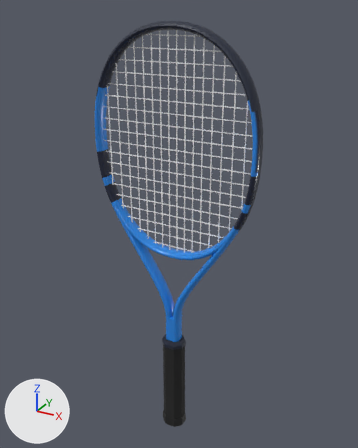
An edit to the glTF model assets/realistic/babolat-pure-drive-tour-2021.glb, drawn before and after from the same camera.
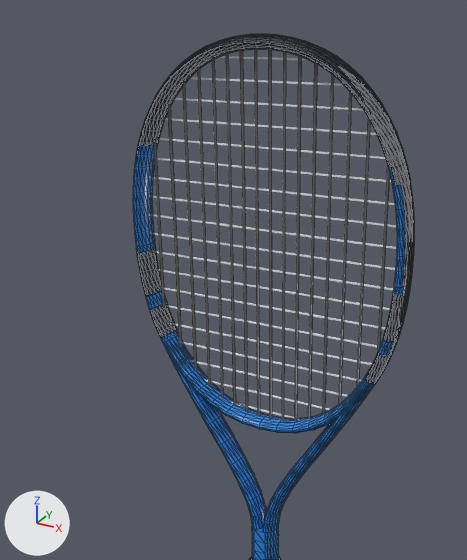
Each version appears first whole from a 50 mm lens placed at (0.345, -0.609, 0.703), pointed at (-0.002, 0.021, 0.388), and next in a close-up on the part from 4% to 82% of the width and 0% to 75% of the height. Lighting does not change. The marker at lower left points along +X, +Y and +Z. The first two pictures are the older version. The close-ups show mesh edges as thin lines. Where no turn or scale is listed for an object, it has been applied to the vertices. Vertices at exactly the same position are counted once.

Objects in the first close-up: 'bumper', 'frame', 'grommets', 'strings_crosses', 'strings_mains'.
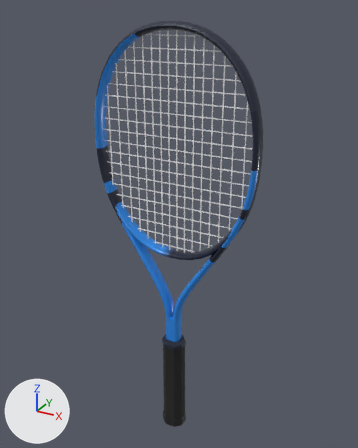
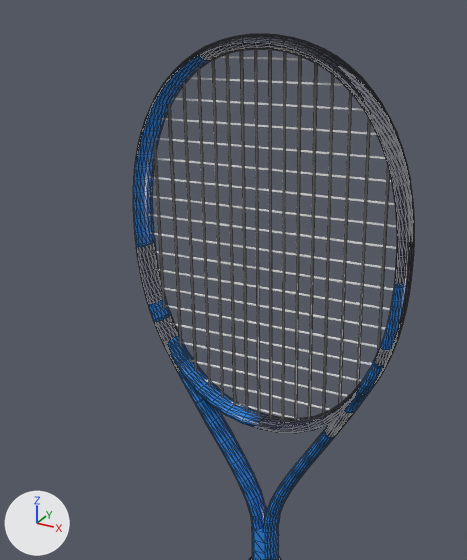
The edits, one by one:
me_frame is used by ob_frame; location (0.0, 0.0, 0.432).
me_frame had 1816 vertices, 3572 faces and spanned x -0.134..0.134, y -0.013..0.013, z -0.254..0.254.
me_frame now has 2008 vertices, 3956 faces and spans x -0.134..0.134, y -0.013..0.013, z -0.254..0.254.
me_frame part 1: 64 vertices removed from x -0.133..-0.101, y -0.013..0.013, z -0.019..0.065; 160 vertices added at x -0.133..-0.065, y -0.013..0.013, z -0.08..0.073.
me_frame part 2: 16 vertices moved from x 0.112..0.122, y -0.013..0.013, z 0.009..0.013 to x 0.108..0.119, y -0.012..0.012, z -0.001..0.003; 48 vertices removed from x 0.101..0.133, y -0.013..0.013, z -0.019..0.065; 144 vertices added at x 0.065..0.133, y -0.013..0.013, z -0.08..0.073.
me_frame part 3: 16 vertices removed from x -0.122..-0.112, y -0.013..0.013, z 0.161..0.165; 16 vertices added at x -0.054..-0.05, y -0.012..0.012, z 0.233..0.243.
me_frame part 4: 16 vertices removed from x 0.112..0.122, y -0.013..0.013, z 0.161..0.165; 16 vertices added at x 0.05..0.054, y -0.012..0.012, z 0.233..0.243.
me_frame part 5: 912 kept faces spanning x -0.134..0.133, y -0.013..0.013, z -0.092..0.242 get new vertex colours; the middle colour goes from blue #215590 to blue #2a86e2.

Boxes [x1, y1, x2, y2] around the edits, measured in the close-ups (467 x 560 px; the box of a moved part takes in the faces that stretch with it):
part 1 of me_frame, reshaped: before [136, 242, 179, 343]; after [135, 228, 204, 404]
part 2 of me_frame, reshaped: before [362, 287, 406, 387]; after [324, 267, 413, 438]
part 3 of me_frame, moved or reshaped: before [138, 141, 159, 155]; after [199, 51, 220, 62]
part 4 of me_frame, moved or reshaped: before [387, 164, 393, 179]; after [306, 54, 317, 64]
part 5 of me_frame, recoloured: [141, 56, 406, 433] in both
